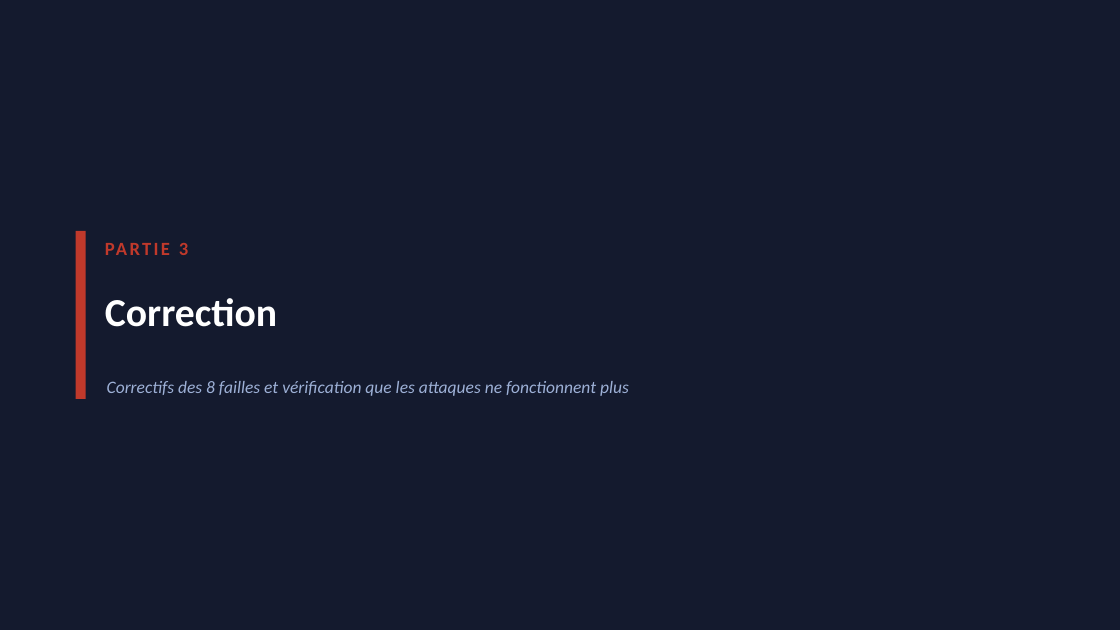
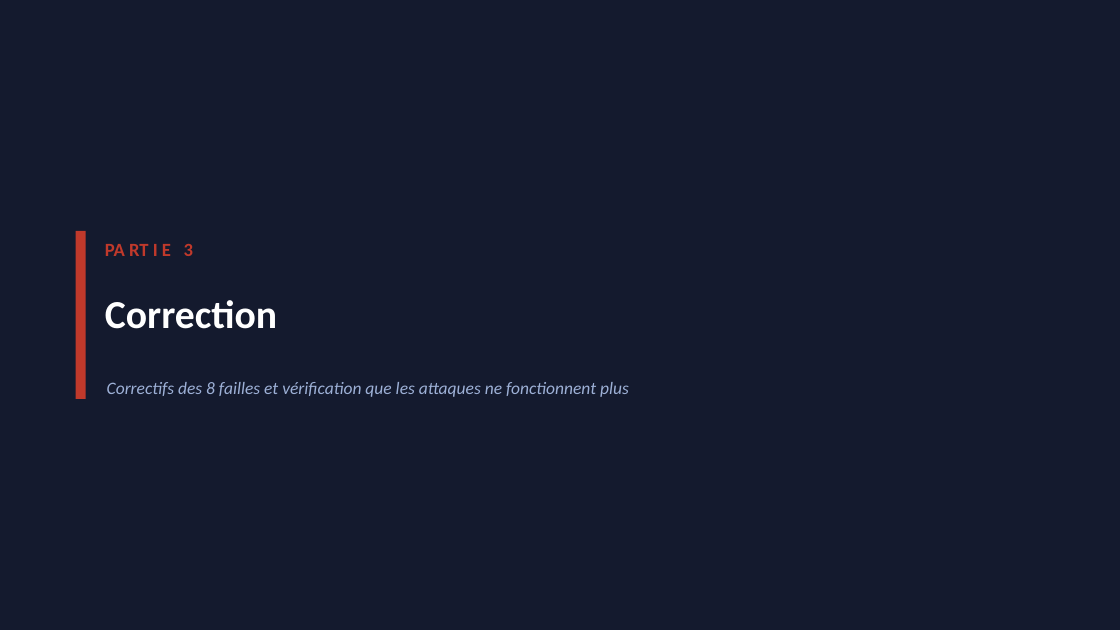
Before and after one commit to sody-ops/project-hackbnb-sources, a slide deck: slide 17 of livrables/HackBNB_soutenance.pptx. Drawn at 1120x630 pixels with LibreOffice and Linux fonts; fonts in the diff are those of the drawing. Boxes give left, top, right and bottom in pixels: in the first picture for what was removed or moved away, otherwise in the second. Text is boxed around its words. In the diff, an @@ line names an element or a change of style, - is before the commit and + after.

```diff
--- a/livrables/HackBNB_soutenance.pptx
+++ b/livrables/HackBNB_soutenance.pptx
@@ background #141A2E to #FFFFFF @@
@@ freeform shape added at <box>0,0,1120,630</box>, fill #141A2E @@
@@ text added at <box>105,244,193,256</box>, 16 pt, text #C0392B, bold @@
+PA RT I E 3
@@ text removed at <box>179,243,188,255</box> @@
-PARTIE 3
@@ text "Correction" at <box>105,300,277,329</box>: vertical alignment middle to top @@
```
Also in this commit, not shown: 20 other slides changed.
